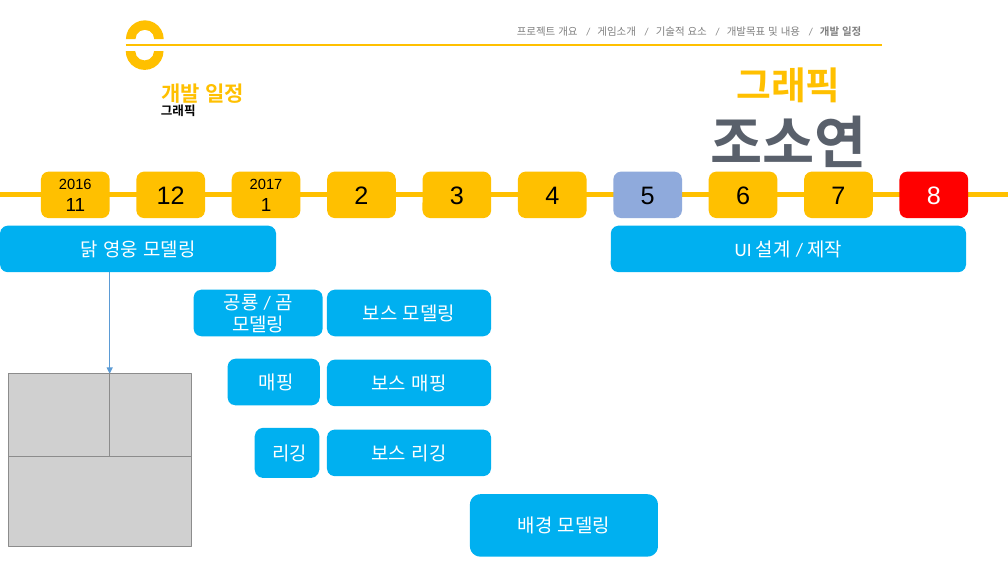
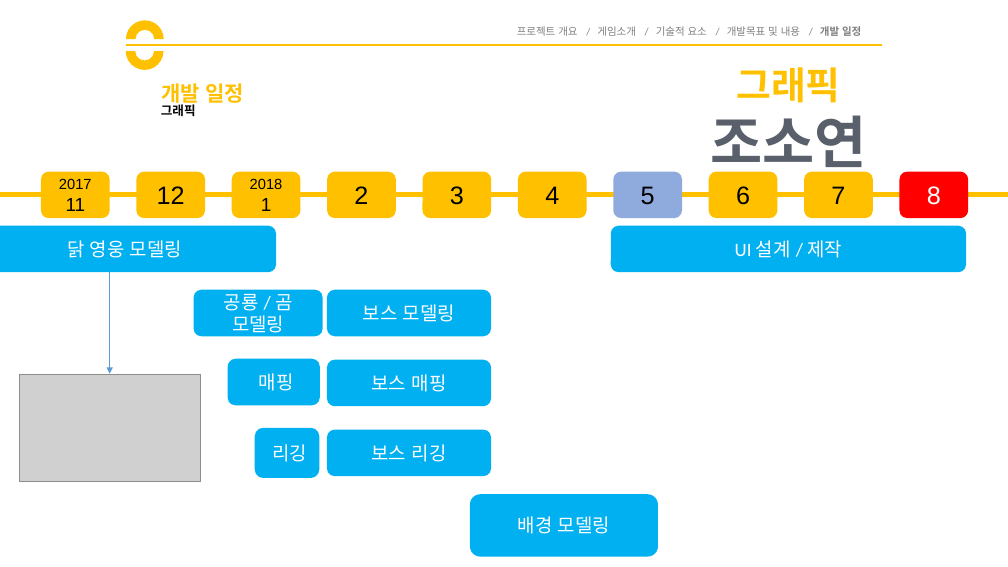
Before and after one commit to goddun/Report, a slide deck: slide 21 of BossLocker_김홍일_양태윤_조소연.pptx. Drawn at 1008x567 pixels with LibreOffice and Linux fonts; fonts in the diff are those of the drawing; grey boxes stand for pictures. Boxes give left, top, right and bottom in pixels: in the first picture for what was removed or moved away, otherwise in the second. Text is boxed around its words. In the diff, an @@ line names an element or a change of style, - is before the commit and + after.

```diff
--- a/BossLocker_김홍일_양태윤_조소연.pptx
+++ b/BossLocker_김홍일_양태윤_조소연.pptx
@@ text in rounded rectangle at <box>59,178,92,189</box>: text changed @@
-2016
+2017
@@ text in rounded rectangle at <box>250,178,283,189</box>: text changed @@
-2017
+2018
@@ picture removed at <box>8,374,113,457</box> @@
@@ picture added at <box>19,374,200,482</box> @@
@@ picture removed at <box>110,374,191,457</box> @@
@@ picture removed at <box>8,457,191,546</box> @@
```
Also in this commit, not shown: 5 other slides changed, 1 other file.
